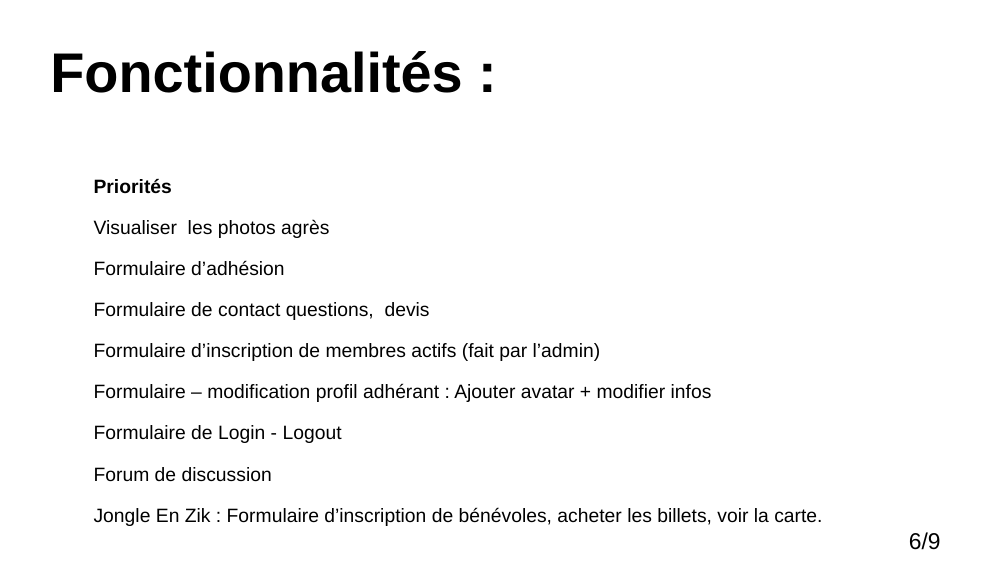
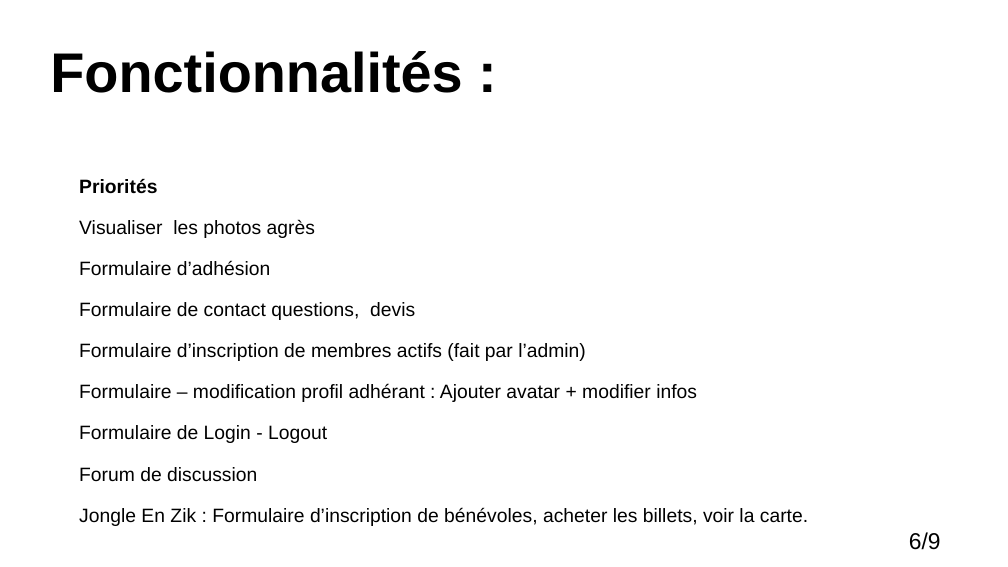
Before and after one commit to DinaHamdan/FFM, a slide deck: slide 7 of docs/Presetantion.odp. Drawn at 1008x567 pixels with LibreOffice and Linux fonts; fonts in the diff are those of the drawing. Boxes give left, top, right and bottom in pixels: in the first picture for what was removed or moved away, otherwise in the second. Text is boxed around its words. In the diff, an @@ line names an element or a change of style, - is before the commit and + after.

```diff
--- a/docs/Presetantion.odp
+++ b/docs/Presetantion.odp
@@ text "Priorités": place and size @@
-text "Priorités" at (94,179,822,526)
+text "Priorités" at (79,179,808,526)
```
Also in this commit, not shown: 3 other slides changed, 2 slides added, 2 slides removed, 13 other files.
